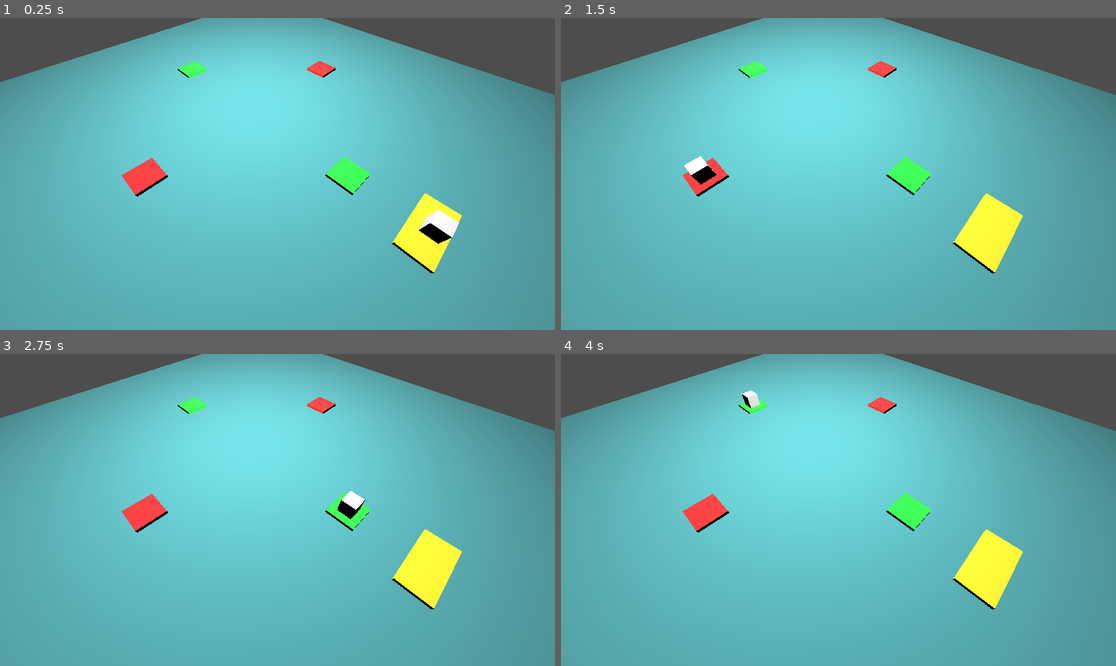
Above: before the commit, frames 1-4 (two rows, left to right).
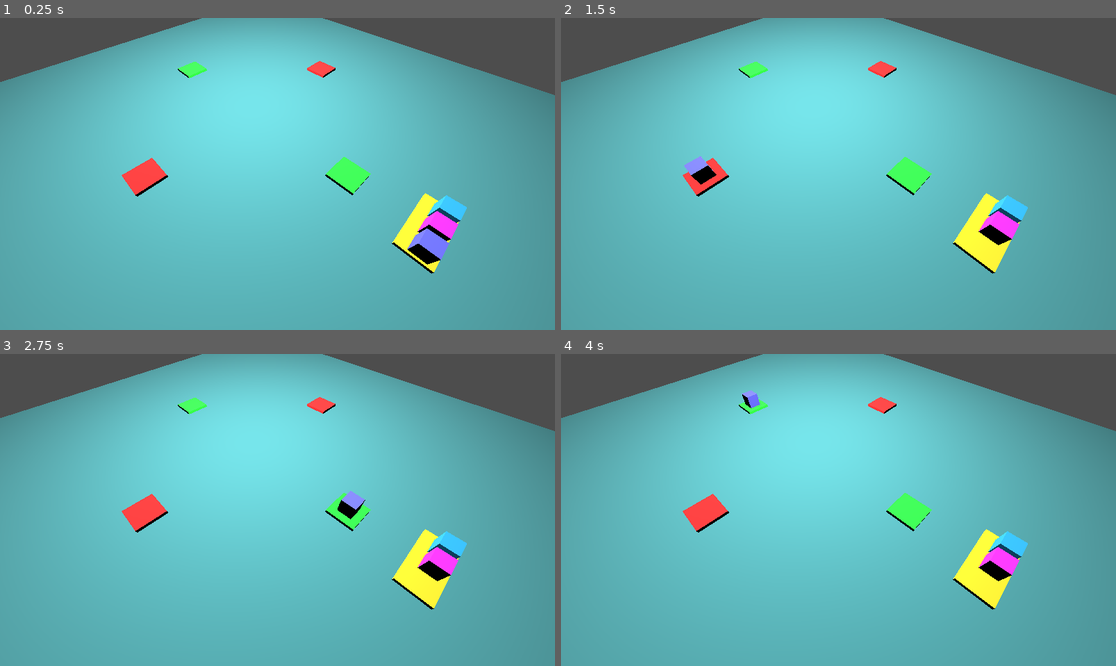
Above: after the commit, the same moments.

Repository: TheNamlessGuy/party-game
Game: Godot game, scene res://test_pg.tscn
The game is run twice, just before and just after one commit, with the same random seed, the same clock (stepped at 60 frames per second) and the same inputs. The project has no main scene, so this scene is started directly.
Inputs:
- Up to frame 1 (0.25 s): no input
- Up to frame 2 (1.5 s): tap Enter at 0.5, 0.6, 1.35 s
- Up to frame 3 (2.75 s): tap Space at 2 s; tap Enter at 2.1 s
- Up to frame 4 (4 s): tap Enter at 2.85, 3.5, 3.6 s

The runs differ from the first frame. In frame 1, 1.2% of the frame differs, in the area x 73-85%, y 56-80%; in frame 2, 0.9%; in frame 3, 0.9%; in frame 4, 0.9%.

Commit message:
Added 2 more players, added battle minigame check

Diff:
--- a/project/test_pg.gd
+++ b/project/test_pg.gd
@@ -13,6 +13,7 @@
   START_OF_TURN,
   ROLL_DICE,
   MOVE,
+  BATTLE_CHECK,
   MINIGAME_CHECK,
   END_OF_TURN,
 }
@@ -26,7 +27,7 @@
   tiles.push_back($PlusTile2)
   tiles.push_back($MinusTile2)
 
-  for node in [$Player1]:
+  for node in [$Player1, $Player2, $Player3]:
     player_nodes.push_back(node)
     current_player_tile.push_back(-1)
     player_currency_major.push_back(0)
@@ -43,6 +44,8 @@
     _state_roll_dice()
   elif current_turn_state == TurnStates.MOVE:
     _state_move(delta)
+  elif current_turn_state == TurnStates.BATTLE_CHECK:
+    _state_battle_check()
   elif current_turn_state == TurnStates.MINIGAME_CHECK:
     _state_minigame_check()
   elif current_turn_state == TurnStates.END_OF_TURN:
@@ -63,7 +66,7 @@
       var tile = tiles[current_player_tile[current_player_idx]]
       player_currency_minor[current_player_idx] += 1 if tile in [$PlusTile, $PlusTile2] else -1
       prints("Player", current_player_idx + 1, "minor currency changed to", player_currency_minor[current_player_idx])
-      current_turn_state = TurnStates.MINIGAME_CHECK
+      current_turn_state = TurnStates.BATTLE_CHECK
     else:
       # Move to the next tile
       remaining_step_count -= 1
@@ -73,6 +76,26 @@
       current_player_tile[current_player_idx] = (current_player_tile[current_player_idx] + 1) % len(tiles)
       player_nodes[current_player_idx].position.x = tiles[current_player_tile[current_player_idx]].position.x
       player_nodes[current_player_idx].position.z = tiles[current_player_tile[current_player_idx]].position.z
+
+func _state_battle_check() -> void:
+  current_turn_state = TurnStates.MINIGAME_CHECK # Set this here so it is this state when we get back from the battle game
+  var battle_between := []
+  for other_player_idx in range(len(player_nodes)):
+    if current_player_idx == other_player_idx:
+      battle_between.push_back(other_player_idx)
+      continue
+
+    if current_player_tile[current_player_idx] == current_player_tile[other_player_idx]:
+      battle_between.push_back(other_player_idx)
+
+  if len(battle_between) > 1:
+    var tmp := ""
+    for idx in battle_between:
+      if len(tmp) > 0: tmp += ", "
+      tmp += str(idx)
+    prints("Time for battle minigame between players", tmp)
+    # TODO: simulate minigame
+    prints("Wow nice play, whoever won!")
 
 func _state_minigame_check() -> void:
   current_turn_state = TurnStates.END_OF_TURN # Set this here so it is this state when we get back from the minigame
--- a/project/test_pg.tscn
+++ b/project/test_pg.tscn
@@ -34,7 +34,25 @@
 material = SubResource("StandardMaterial3D_xbrrm")
 size = Vector3(1, 0.1, 1)
 
+[sub_resource type="StandardMaterial3D" id="StandardMaterial3D_1o4nd"]
+albedo_color = Color(0.22653553, 0.23590252, 1, 1)
+
 [sub_resource type="BoxMesh" id="BoxMesh_oocy8"]
+material = SubResource("StandardMaterial3D_1o4nd")
+size = Vector3(0.5, 0.5, 0.5)
+
+[sub_resource type="StandardMaterial3D" id="StandardMaterial3D_oocy8"]
+albedo_color = Color(0.5681234, 0.0025187784, 0.8277316, 1)
+
+[sub_resource type="BoxMesh" id="BoxMesh_b7lnr"]
+material = SubResource("StandardMaterial3D_oocy8")
+size = Vector3(0.5, 0.5, 0.5)
+
+[sub_resource type="StandardMaterial3D" id="StandardMaterial3D_b7lnr"]
+albedo_color = Color(0, 0.4325336, 0.6191616, 1)
+
+[sub_resource type="BoxMesh" id="BoxMesh_nhihw"]
+material = SubResource("StandardMaterial3D_b7lnr")
 size = Vector3(0.5, 0.5, 0.5)
 
 [node name="TestPG" type="Node3D" unique_id=2052045607]
@@ -63,10 +81,6 @@
 transform = Transform3D(1, 0, 0, 0, 1, 0, 0, 0, 1, 0, 0.1, -4.5)
 mesh = SubResource("BoxMesh_v565n")
 
-[node name="Player1" type="MeshInstance3D" parent="." unique_id=483454460]
-transform = Transform3D(1, 0, 0, 0, 1, 0, 0, 0, 1, 7.06684, 0.40406793, 0)
-mesh = SubResource("BoxMesh_oocy8")
-
 [node name="Camera3D" type="Camera3D" parent="." unique_id=589811547]
 transform = Transform3D(0.71272415, -0.57458967, 0.402332, 0, 0.57357645, 0.81915206, -0.70144445, -0.58382946, 0.4088018, 5.48219, 5.354865, 4.154644)
 
@@ -74,3 +88,15 @@
 transform = Transform3D(1, 0, 0, 0, 1, 0, 0, 0, 1, 0, 8.2216425, 0)
 light_energy = 50.0
 omni_range = 25.0
+
+[node name="Player1" type="MeshInstance3D" parent="." unique_id=483454460]
+transform = Transform3D(1, 0, 0, 0, 1, 0, 0, 0, 1, 7.06684, 0.40406793, 0.68332976)
+mesh = SubResource("BoxMesh_oocy8")
+
+[node name="Player2" type="MeshInstance3D" parent="." unique_id=1804724848]
+transform = Transform3D(1, 0, 0, 0, 1, 0, 0, 0, 1, 7.0661907, 0.39914554, 0.0516932)
+mesh = SubResource("BoxMesh_b7lnr")
+
+[node name="Player3" type="MeshInstance3D" parent="." unique_id=1344903592]
+transform = Transform3D(1, 0, 0, 0, 1, 0, 0, 0, 1, 7.0706553, 0.4033752, -0.57515955)
+mesh = SubResource("BoxMesh_nhihw")
Not shown, changed: .gitignore
